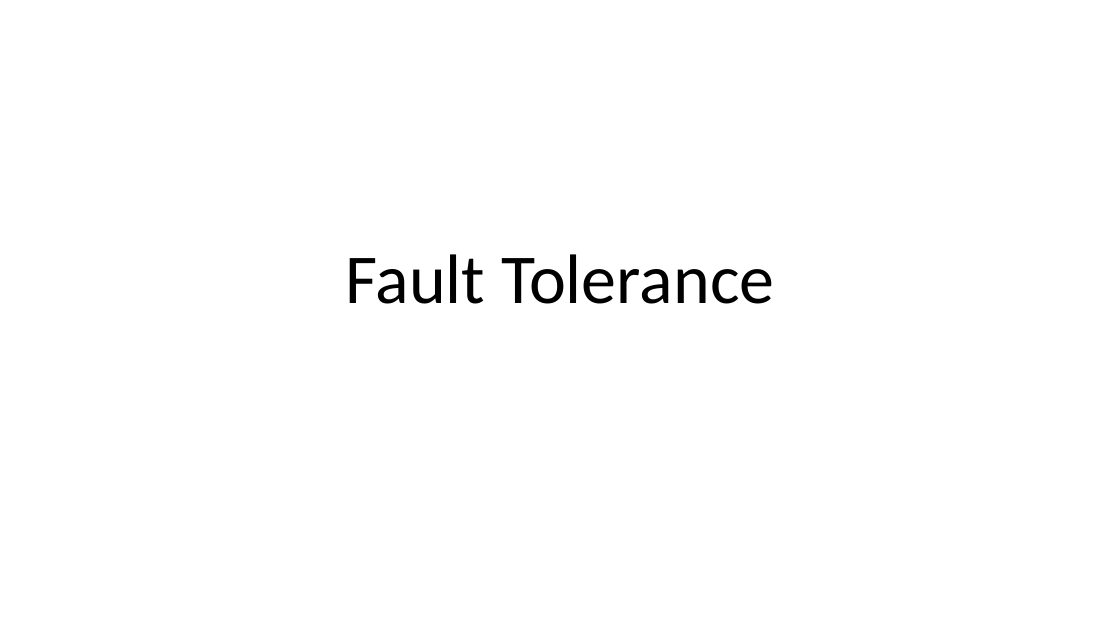
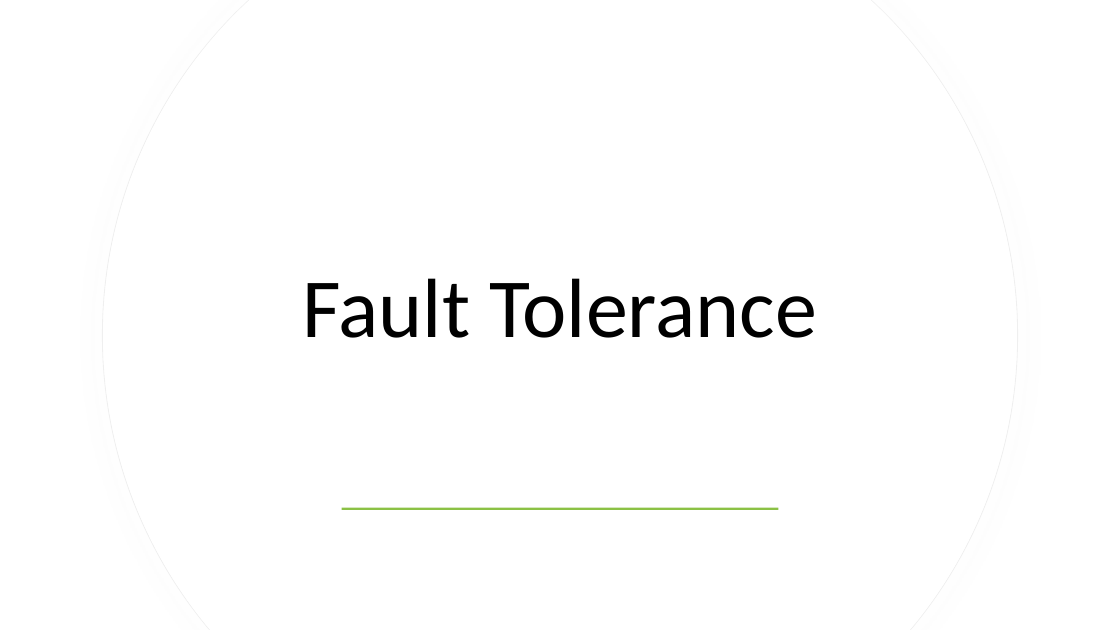
Before and after one commit to ahmetcan-akuz/Thesis, a slide deck: slide 1 of Reports/Fault_Tolerance.pptx. Drawn at 1120x630 pixels with LibreOffice and Linux fonts; fonts in the diff are those of the drawing. Boxes give left, top, right and bottom in pixels: in the first picture for what was removed or moved away, otherwise in the second. Text is boxed around its words. In the diff, an @@ line names an element or a change of style, - is before the commit and + after.

```diff
--- a/Reports/Fault_Tolerance.pptx
+++ b/Reports/Fault_Tolerance.pptx
@@ freeform shape added at box(103, 0, 1018, 630), fill #FFFFFF, outline #EFEFEF 0.75 pt @@
@@ freeform shape added at box(103, 0, 1017, 630), fill #FFFFFF @@
@@ title "Fault Tolerance": place and size @@
-title "Fault Tolerance" at box(345, 254, 774, 304)
+title "Fault Tolerance" at box(302, 278, 817, 338)
@@ title "Fault Tolerance" at box(302, 278, 817, 338): size 60 to 72 pt; vertical alignment bottom to middle @@
@@ rectangle added at box(342, 507, 779, 510), fill #8BC145 @@
```
Also in this commit, not shown: 1 other slide changed, 2 slides added, 3 other files.
